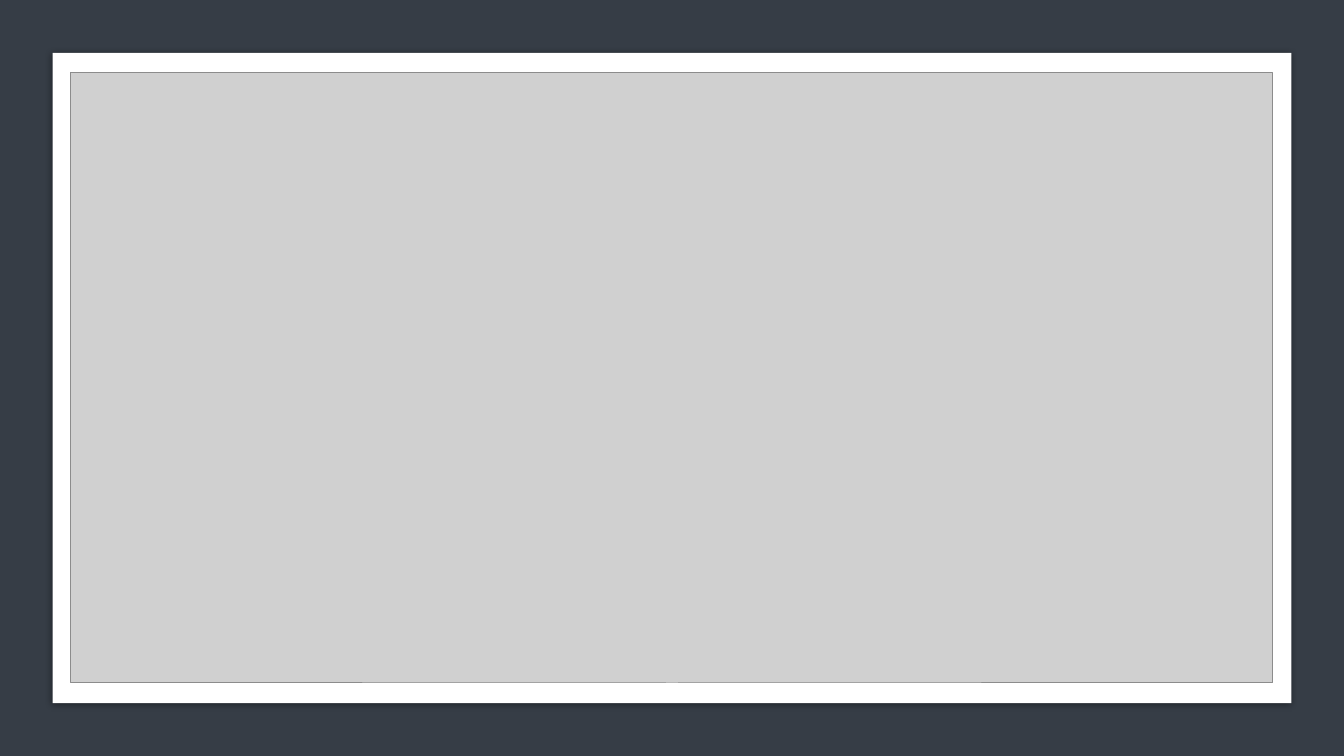
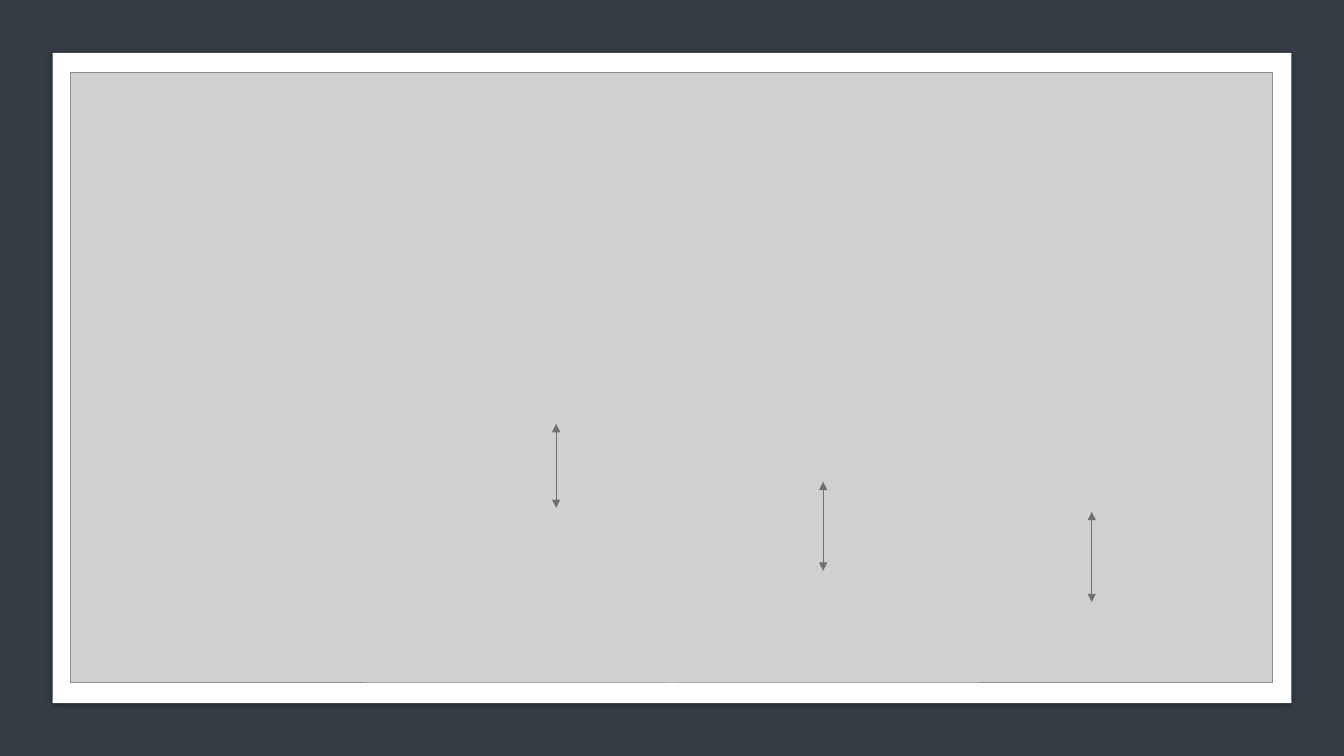
Before and after one commit to Sriramgn0/DataScience_projects, a slide deck: slide 6 of Visualization/Day-4-Story-Telling/presentation.pptx. Drawn at 1344x756 pixels with LibreOffice and Linux fonts; fonts in the diff are those of the drawing; grey boxes stand for pictures. Boxes give left, top, right and bottom in pixels: in the first picture for what was removed or moved away, otherwise in the second. Text is boxed around its words. In the diff, an @@ line names an element or a change of style, - is before the commit and + after.

```diff
--- a/Visualization/Day-4-Story-Telling/presentation.pptx
+++ b/Visualization/Day-4-Story-Telling/presentation.pptx
@@ double arrow added from (557, 424) to (557, 508), #6F6F6F 0.75 pt @@
@@ double arrow added from (824, 482) to (824, 571), #6F6F6F 0.75 pt @@
@@ double arrow added from (1092, 512) to (1092, 602), #6F6F6F 0.75 pt @@
```
Also in this commit, not shown: 1 other slide changed, 4 other files.
